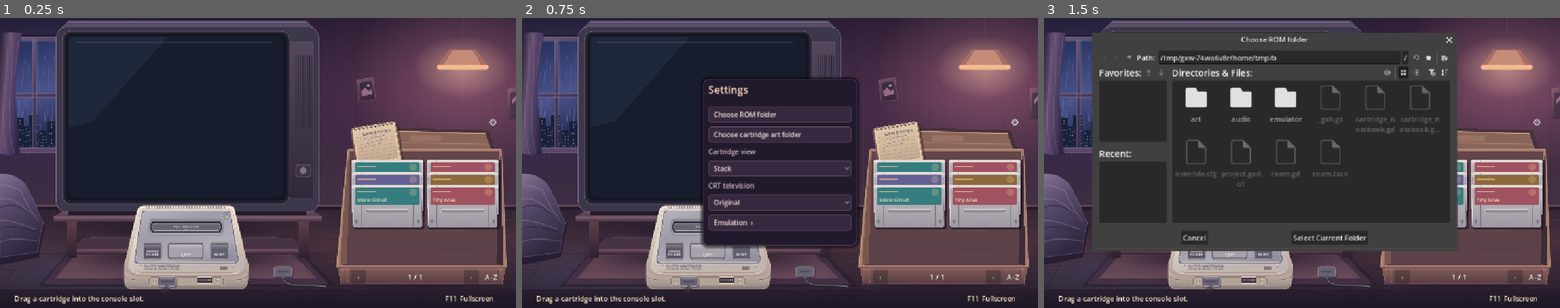
Above: before the commit, frames 1-3 (left to right).
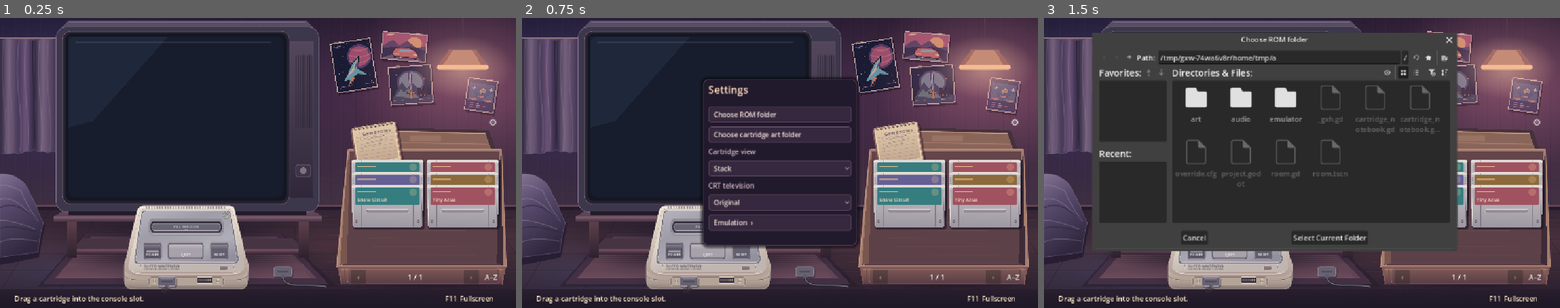
Above: after the commit, the same moments.

Repository: BaconBaps/snes
Game: Godot game, scene res://room.tscn
The game is run twice, just before and just after one commit, with the same random seed, the same clock (stepped at 60 frames per second) and the same inputs.
Inputs:
- Up to frame 1 (0.25 s): no input
- Up to frame 2 (0.75 s): click "⚙" at 0.5 s
- Up to frame 3 (1.5 s): click "Choose ROM folder" at 1.25 s

The runs differ from the first frame. In frame 1, 6.3% of the frame differs, in the area x 0-100%, y 4-48%; in frame 2, 6.3%; in frame 3, 3.5%.

Commit message:
Close bedroom curtains and add customizable gaming posters

Diff:
--- a/room.gd
+++ b/room.gd
@@ -20,6 +20,16 @@
 const CEILING_LIGHT := Rect2(970, 60, 126, 62)
 enum Television { ORIGINAL, GRAPHITE, SILVER }
 
+const POSTER_RECTS := [Rect2(736, 58, 91, 112), Rect2(855, 29, 101, 62),
+	Rect2(866, 110, 96, 86), Rect2(1046, 132, 67, 73)]
+const POSTER_TILTS := [-9.0, 5.0, -4.0, 8.0]
+const POSTER_ART := [
+	preload("res://art/poster-starfighter.png"),
+	preload("res://art/poster-racer.png"),
+	preload("res://art/poster-quest.png"),
+	preload("res://art/poster-platformer.png"),
+]
+const POSTER_DIRECTORY := "user://posters"
 const TV_OFFSET := Vector2(0, -55)
 const TV_GLASS := Rect2(153, 96, 480, 360)
 const SCREEN := Rect2(TV_GLASS.position + TV_OFFSET, TV_GLASS.size)
@@ -58,6 +68,9 @@
 const STACK_LIFT := -22.0
 const LABEL_COLORS := ["#367d80", "#a05261", "#646095", "#8b693c"]
 
+var poster_picker := FileDialog.new()
+var poster_images: Array[Texture2D] = []
+var editing_poster := -1
 var notebook_button := Button.new()
 var notebook := preload("res://cartridge_notebook.gd").new()
 var shoebox_indices: Array[int] = []
@@ -162,6 +175,7 @@
 	add_child(notebook)
 	notebook.setup(self)
 	setup_cartridge_navigation()
+	setup_posters()
 	notebook_button.name = "NotebookButton"
 	notebook_button.flat = true
 	notebook_button.focus_mode = Control.FOCUS_NONE
@@ -1057,11 +1071,86 @@
 			line(Vector2(x - 1, screw_y), Vector2(x + 1, screw_y), "#37343d" if black_shell else "#b5a9b2")
 	draw_set_transform(Vector2.ZERO)
 
+func setup_posters() -> void:
+	poster_picker.access = FileDialog.ACCESS_FILESYSTEM
+	poster_picker.file_mode = FileDialog.FILE_MODE_OPEN_FILE
+	poster_picker.title = "Choose poster artwork"
+	poster_picker.filters = PackedStringArray(["*.png, *.jpg, *.jpeg, *.webp ; Images"])
+	poster_picker.file_selected.connect(import_poster)
+	poster_picker.add_button("Restore original", true, "restore")
+	poster_picker.custom_action.connect(func(_action: String): restore_poster())
+	add_child(poster_picker)
+
+	for index in range(POSTER_RECTS.size()):
+		var custom := Image.new()
+		var path := poster_path(index)
+		if FileAccess.file_exists(path) and custom.load(path) == OK and not custom.is_empty():
+			poster_images.append(ImageTexture.create_from_image(custom))
+		else:
+			poster_images.append(POSTER_ART[index])
+		var frame: Rect2 = POSTER_RECTS[index]
+		var hotspot := Button.new()
+		hotspot.name = "Poster%d" % (index + 1)
+		hotspot.flat = true
+		hotspot.focus_mode = Control.FOCUS_NONE
+		hotspot.mouse_default_cursor_shape = Control.CURSOR_POINTING_HAND
+		hotspot.tooltip_text = "Change poster artwork"
+		hotspot.position = frame.position
+		hotspot.size = frame.size
+		hotspot.rotation = deg_to_rad(POSTER_TILTS[index])
+		hotspot.pressed.connect(func():
+			editing_poster = index
+			poster_picker.popup_centered_ratio(0.72))
+		add_child(hotspot)
+
+func poster_path(index: int) -> String:
+	return POSTER_DIRECTORY.path_join("poster-%d.png" % (index + 1))
+
+func import_poster(path: String) -> void:
+	if editing_poster < 0 or editing_poster >= poster_images.size():
+		return
+	var image := Image.new()
+	if image.load(path) != OK or image.is_empty():
+		message = "That poster image could not be opened."
+		queue_redraw()
+		return
+	var frame: Rect2 = POSTER_RECTS[editing_poster]
+	image.resize(roundi(frame.size.x * 4.0), roundi(frame.size.y * 4.0), Image.INTERPOLATE_LANCZOS)
+	if DirAccess.make_dir_recursive_absolute(POSTER_DIRECTORY) != OK or image.save_png(poster_path(editing_poster)) != OK:
+		message = "Could not save the poster artwork."
+		queue_redraw()
+		return
+	poster_images[editing_poster] = ImageTexture.create_from_image(image)
+	queue_redraw()
+
+func restore_poster() -> void:
+	if editing_poster < 0 or editing_poster >= poster_images.size():
+		return
+	var path := poster_path(editing_poster)
+	if FileAccess.file_exists(path) and DirAccess.remove_absolute(path) != OK:
+		message = "Could not restore the original poster."
+	else:
+		poster_images[editing_poster] = POSTER_ART[editing_poster]
+	poster_picker.hide()
+	queue_redraw()
+
+func draw_posters() -> void:
+	for index in range(poster_images.size()):
+		var frame: Rect2 = POSTER_RECTS[index]
+		draw_set_transform(frame.position, deg_to_rad(POSTER_TILTS[index]))
+		draw_rect(Rect2(Vector2(3, 5), frame.size), Color("#160e2080"))
+		draw_rect(Rect2(Vector2.ZERO, frame.size), Color("#baa29c"))
+		draw_texture_rect(poster_images[index], Rect2(Vector2.ZERO, frame.size).grow(-2.0), false, Color("#d6bdcc"))
+		var tape_x := 10.0 if index % 2 == 0 else frame.size.x - 27.0
+		box(tape_x, -2, 17, 5, "#e1bc995a")
+		draw_set_transform(Vector2.ZERO)
+
 func draw_bedroom() -> void:
 	var room_bounds := Rect2(0, 0, 1152, 648)
 	draw_texture_rect(preload("res://art/walls-floor.png"), room_bounds, false)
-	draw_texture_rect(preload("res://art/rain-window.png"), room_bounds, false)
+	draw_texture_rect(preload("res://art/closed-curtains.png"), room_bounds, false)
 	draw_texture_rect(preload("res://art/room-details.png"), room_bounds, false)
+	draw_posters()
 	if ceiling_light_on:
 		glow(Vector2(1035, 132), Vector2(255, 219), Color("#ec91a349"))
 
Binary file added: art/closed-curtains.png
Not shown, added: art/closed-curtains.png.import
Binary file added: art/poster-platformer.png
Not shown, added: art/poster-platformer.png.import
Binary file added: art/poster-quest.png
Not shown, changed: art/poster-quest.png.import
Binary file added: art/poster-racer.png
Not shown, added: art/poster-racer.png.import
Binary file added: art/poster-starfighter.png
Not shown, added: art/poster-starfighter.png.import
Binary file removed: art/rain-window.png
Binary file changed: art/room-details.png
